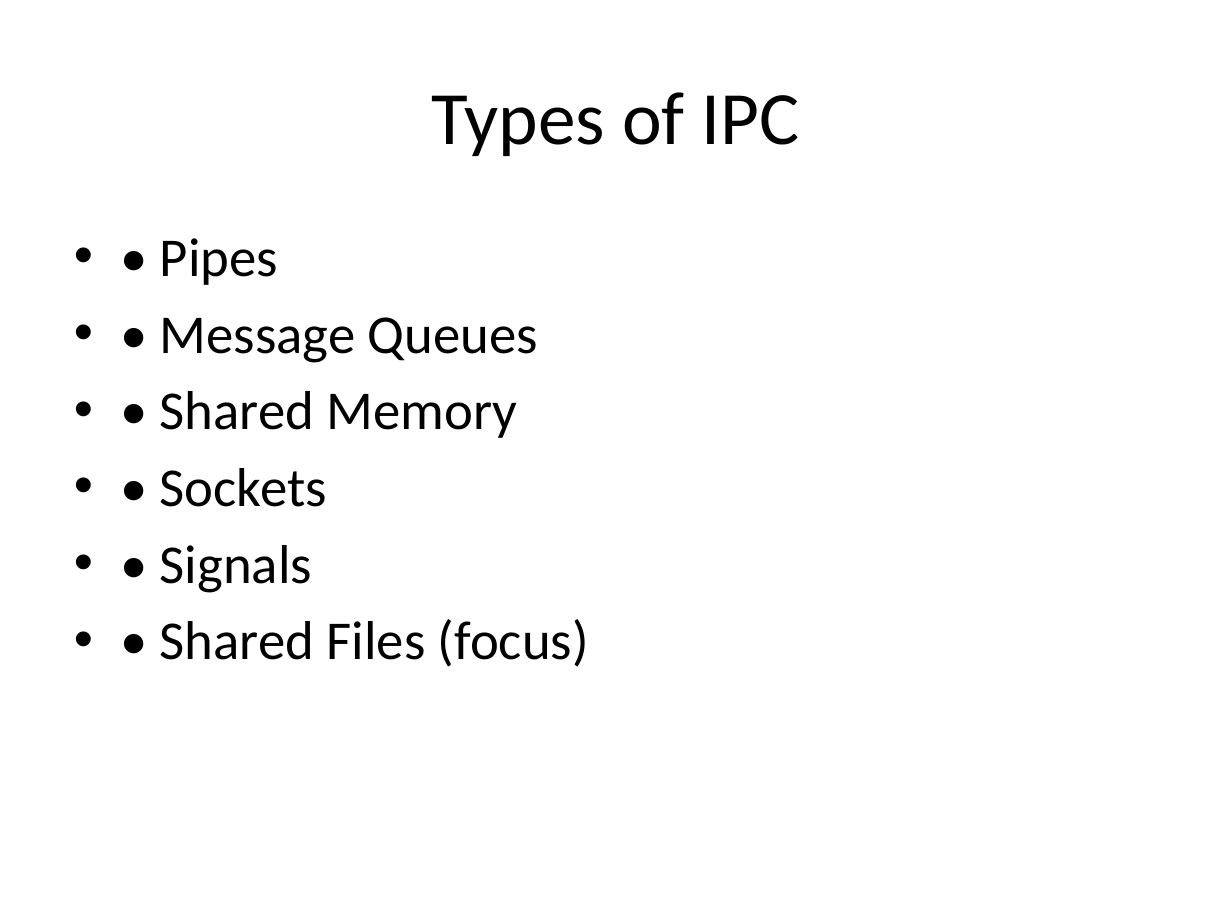
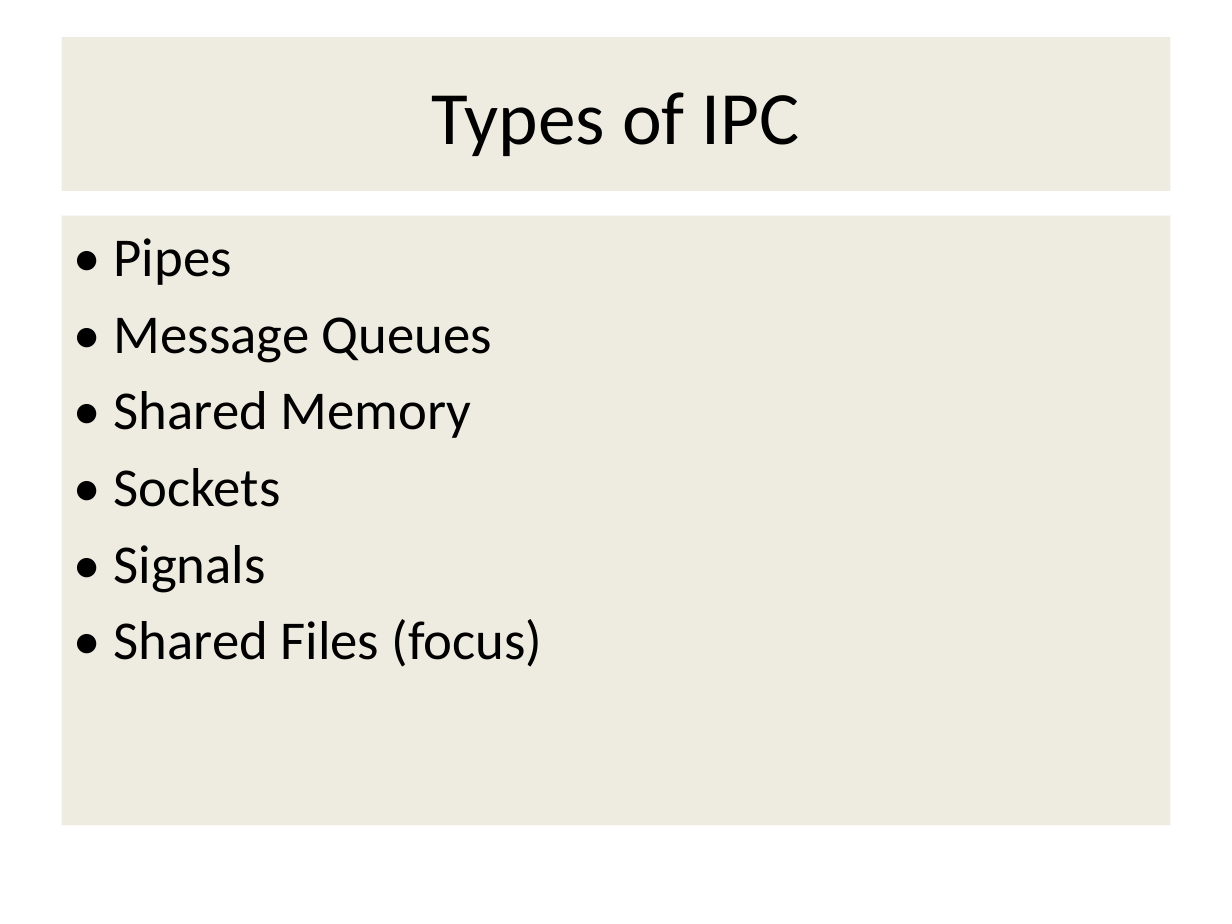
Before and after one commit to Aurshia/Inter-process-communication, a slide deck: slide 6 of IPC via shared files.pptx. Drawn at 1232x924 pixels with LibreOffice and Linux fonts; fonts in the diff are those of the drawing. Boxes give left, top, right and bottom in pixels: in the first picture for what was removed or moved away, otherwise in the second. Text is boxed around its words. In the diff, an @@ line names an element or a change of style, - is before the commit and + after.

```diff
--- a/IPC via shared files.pptx
+++ b/IPC via shared files.pptx
@@ title "Types of IPC": place and size @@
-title "Types of IPC" at (432, 92, 800, 156)
+title "Types of IPC" at (62, 37, 1170, 191)
@@ title "Types of IPC" at (62, 37, 1170, 191): fill none to #EEECE1 @@
@@ text "• Pipes": place and size @@
-text "• Pipes" at (160, 238, 589, 667)
+text "• Pipes" at (62, 216, 1170, 825)
@@ text "• Pipes" at (62, 216, 1170, 825): bullet • to none; fill none to #EEECE1 @@
```
Also in this commit, not shown: 13 other slides changed.
